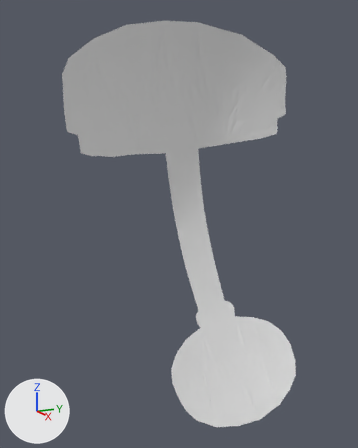
The Blender file projects/muzeum/muzeum.blend as it was, and as the next commit left it.
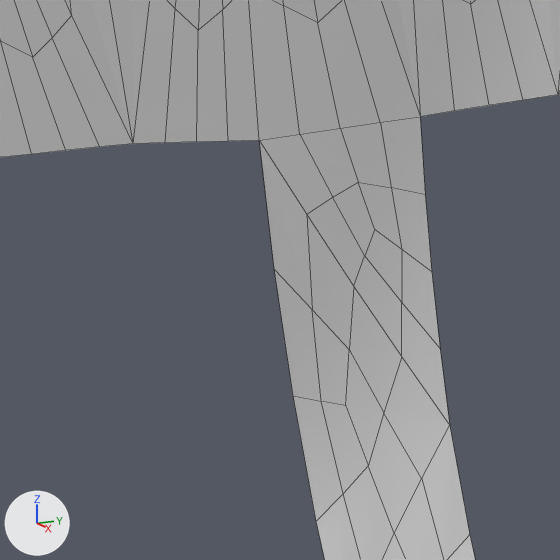
The first picture shows the older version from a 50 mm lens placed at (1.1, -6.8, -0.02), pointed at (-8.88, -1.74, -2.61). The close-ups show both versions on the part from 32% to 63% of the width and 28% to 53% of the height of that picture. The axes (+X, +Y, +Z) are drawn at lower left. The lights are the same throughout. The close-ups show mesh edges as thin lines. The same objects are shown in both versions, whatever each file hides.

The scene before the commit, as lines of its bpy script (objects in view):
```python
me_plane_002 = bpy.data.meshes.new('Plane.002')
me_plane_002.from_pydata(...)  # 60 vertices, 58 faces; spans x 27.07..33.41, y 7.93..17.67, z -0.05
me_plane_002.materials.append(mat_dome_material)  # its picture is missing
ob_obj_001_lamp = bpy.data.objects.new('_obj_001_lamp', me_plane_002)
ob_obj_001_lamp.location = (0.0, 0.0, 0.0)
_m = ob_obj_001_lamp.modifiers.new('Subsurf', 'SUBSURF')
_m.subdivision_type = 'SIMPLE'
_m.levels = 5
_m.render_levels = 5
_m = ob_obj_001_lamp.modifiers.new('u', 'CURVE')
_m.object = ob_dome_pro_u
_m = ob_obj_001_lamp.modifiers.new('v', 'CURVE')
_m.object = ob_dome_pro_v
_m.deform_axis = 'POS_Y'
```
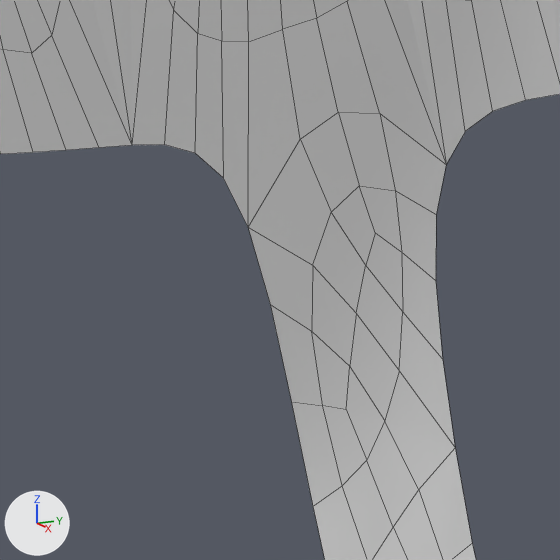
Changed parts and their boxes [x1, y1, x2, y2] in the close-ups (560 x 560 px):
'_obj_001_lamp', modifiers changed
    both: [0, 0, 560, 560]

What the commit changed:
Object '_obj_001_lamp' (ob_obj_001_lamp) has a SUBSURF modifier named 'Subsurf'.
Modifier setting removed (it was subdivision_type = 'SIMPLE').
